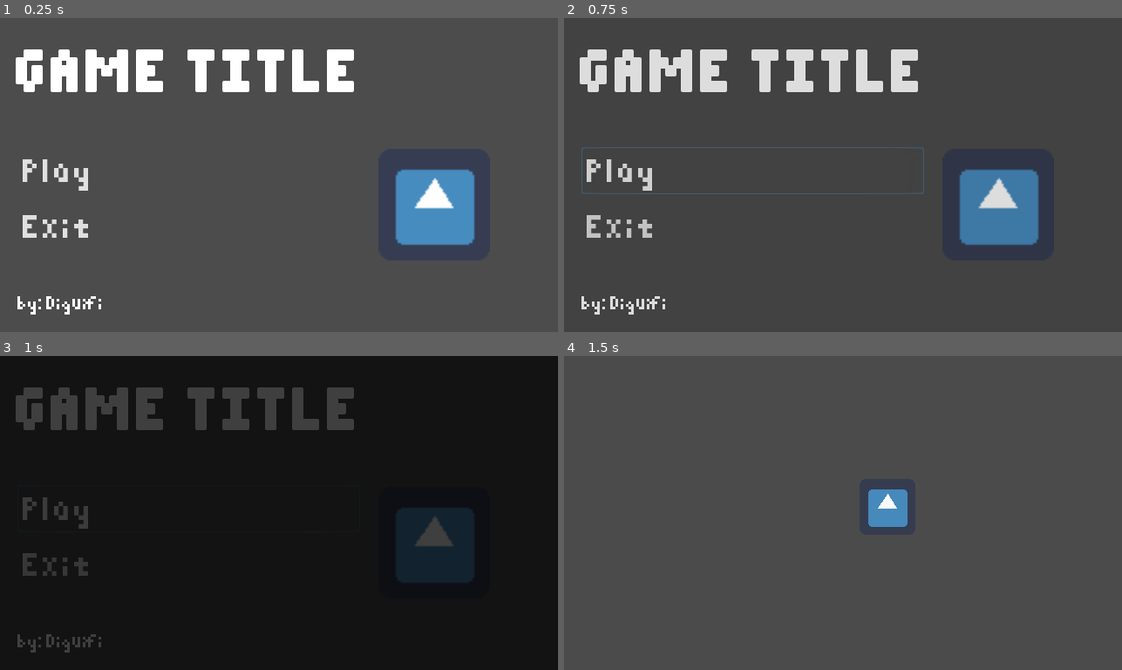
Above: before the commit, frames 1-4 (two rows, left to right).
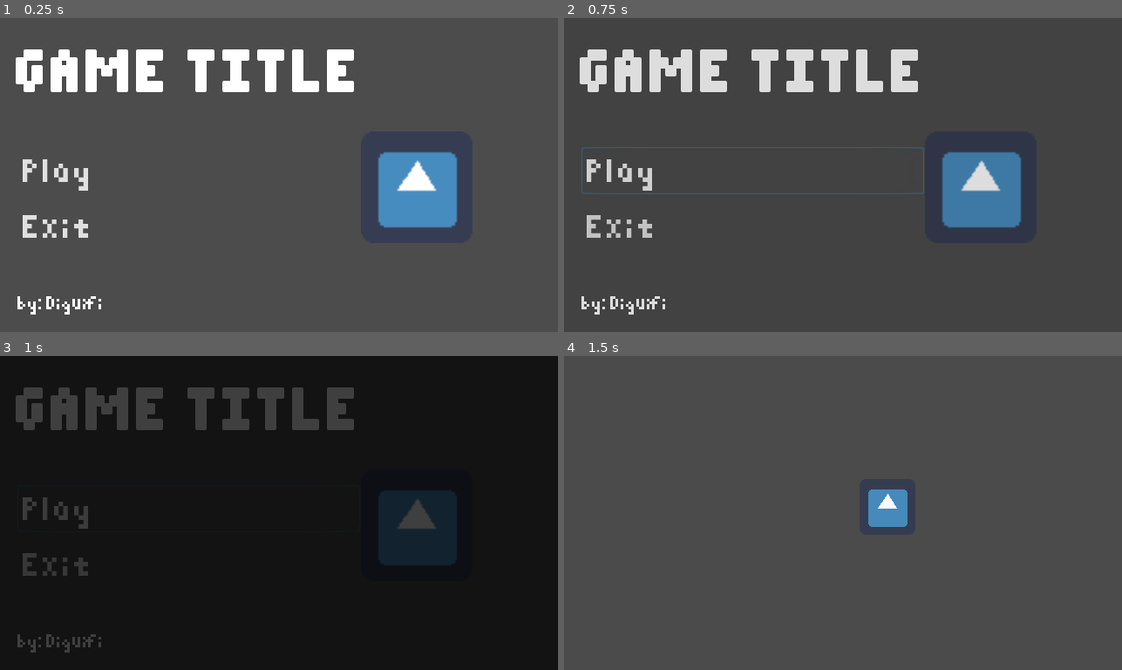
Above: after the commit, the same moments.

Repository: Boyquotes/godot_boilerplate
Game: Godot game, scene res://src/menus/MainMenu.tscn
Same seed, same stepped clock (60 frames per second), same inputs: the game is played once before the commit and once after it. The engine's default icon, where the game draws it, is replaced by a stand-in: a white triangle on a blue panel in a dark square.
Inputs:
- Up to frame 1 (0.25 s): no input
- Up to frame 2 (0.75 s): click "Play" at 0.5 s
- Up to frame 3 (1 s): no input
- Up to frame 4 (1.5 s): hold Right (ui_right) from 1.28 s (still down)

The runs differ from the first frame. In frame 1, 3.7% of the frame differs, in the area x 67-86%, y 42-73%; in frame 2, 3.5%; in frame 3, 3.0%; in frame 4, nothing differs.

Commit message:
Add bus channels and background image on menu

Diff:
--- /dev/null
+++ b/default_bus_layout.tres
@@ -0,0 +1,15 @@
+[gd_resource type="AudioBusLayout" format=2]
+
+[resource]
+bus/1/name = "Music"
+bus/1/solo = false
+bus/1/mute = false
+bus/1/bypass_fx = false
+bus/1/volume_db = 0.0
+bus/1/send = "Master"
+bus/2/name = "Sfx"
+bus/2/solo = false
+bus/2/mute = false
+bus/2/bypass_fx = false
+bus/2/volume_db = 0.0
+bus/2/send = "Master"
--- a/project.godot
+++ b/project.godot
@@ -17,6 +17,7 @@
 [autoload]
 
 Transition="*res://src/menus/Transition.tscn"
+Signals="*res://src/Signals.gd"
 
 [display]
 
--- /dev/null
+++ b/src/Signals.gd
@@ -0,0 +1,3 @@
+extends Node
+
+signal game_start
--- a/src/menus/MainMenu.tscn
+++ b/src/menus/MainMenu.tscn
@@ -13,15 +13,19 @@
 font_data = SubResource( 1 )
 
 [node name="MainMenu" type="Control"]
+margin_right = 640.0
+margin_bottom = 360.0
+script = ExtResource( 4 )
+
+[node name="Background" type="TextureRect" parent="."]
+margin_right = 640.0
+margin_bottom = 360.0
+
+[node name="HBoxContainer" type="HBoxContainer" parent="."]
 margin_left = 20.0
 margin_top = 20.0
-margin_right = 640.0
+margin_right = 620.0
 margin_bottom = 340.0
-script = ExtResource( 4 )
-
-[node name="HBoxContainer" type="HBoxContainer" parent="."]
-margin_right = 620.0
-margin_bottom = 320.0
 
 [node name="VBoxContainer" type="VBoxContainer" parent="HBoxContainer"]
 margin_right = 393.0
